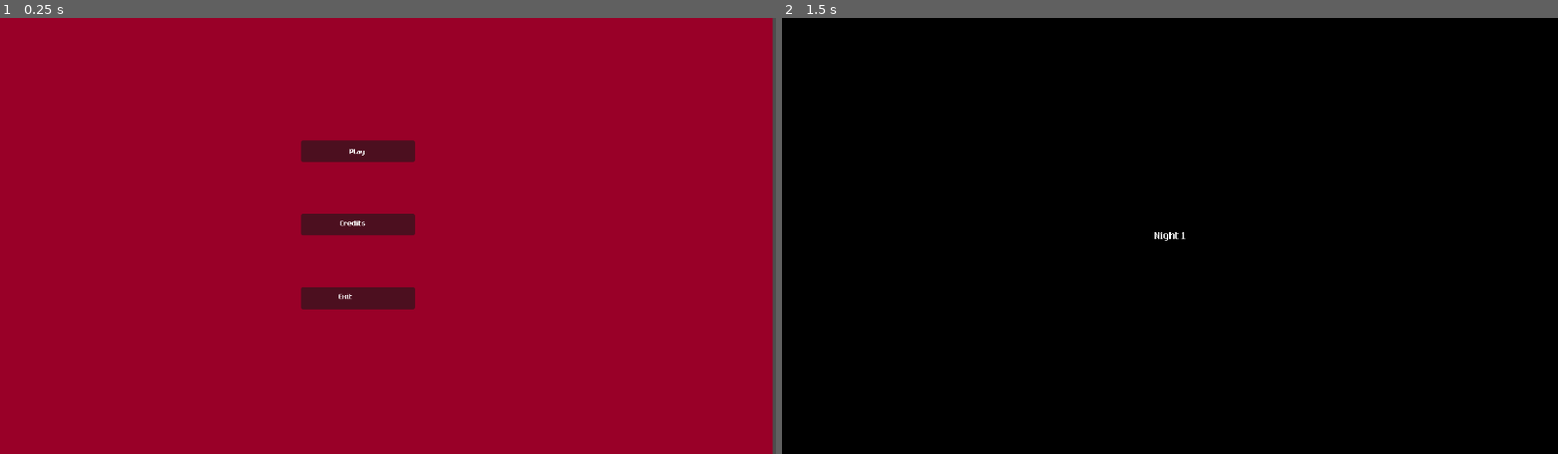
Above: before the commit, frames 1-2 (left to right).
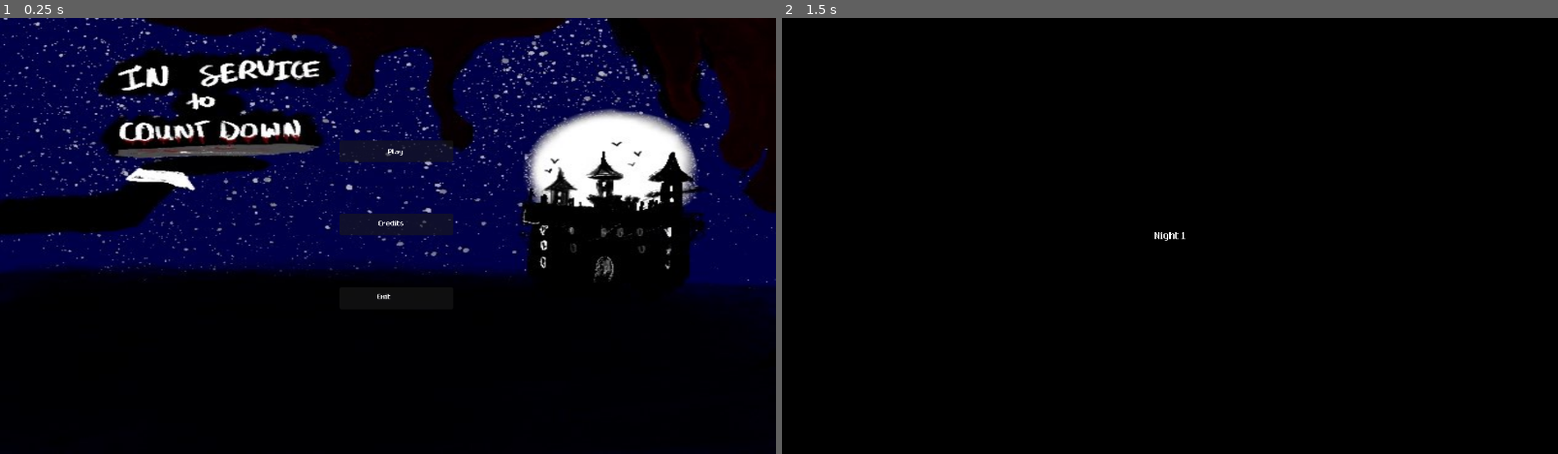
Above: after the commit, the same moments.

Repository: MichaelRRyan/gmtk-2026-countdown
Game: Godot game, scene res://screens/main_menu.tscn
Two runs of this game, one before a commit and one after it. Both use one fixed random seed, a clock stepped at 60 frames per second and the inputs below.
Inputs (mouse positions are in pixels of both pictures, inside the frame that each line leads up to):
- Up to frame 1 (0.25 s): no input
- Up to frame 2 (1.5 s): click "Play" at 0.5 s; tap Enter at 1.25 s; move the mouse to (1208, 236) at 1.27 s; press the mouse at (1208, 236) at 1.28 s; hold W (move_forward) from 1.28 s (still down)

The runs differ from the first frame. In frame 1, 100% of the frame differs, in the area x 0-100%, y 0-100%; in frame 2, nothing differs.

Commit message:
Updated main menu

Diff:
--- a/screens/main_menu.tscn
+++ b/screens/main_menu.tscn
@@ -3,6 +3,7 @@
 [ext_resource type="Script" uid="uid://d1ui5d3fvkqdd" path="res://screens/main_menu.gd" id="1_ocono"]
 [ext_resource type="Theme" uid="uid://dkgcamelbh4xu" path="res://screens/ui_theme.tres" id="1_t3bh0"]
 [ext_resource type="PackedScene" uid="uid://dci1j83ojyowk" path="res://Levels/Main/main_level.tscn" id="2_vj53j"]
+[ext_resource type="Texture2D" uid="uid://bw30nyy4jvm8f" path="res://screens/main_menu.jpg" id="4_5mnfb"]
 
 [sub_resource type="Theme" id="Theme_dqmnb"]
 default_font_size = 18
@@ -18,17 +19,14 @@
 script = ExtResource("1_ocono")
 main_level = ExtResource("2_vj53j")
 
-[node name="ColorRect" type="ColorRect" parent="." unique_id=517693782]
+[node name="TextureRect" type="TextureRect" parent="." unique_id=785091408]
 layout_mode = 1
 anchors_preset = 15
 anchor_right = 1.0
 anchor_bottom = 1.0
-offset_left = -5.0
-offset_right = -5.0
 grow_horizontal = 2
 grow_vertical = 2
-theme = ExtResource("1_t3bh0")
-color = Color(0.59839195, 0, 0.1590251, 1)
+texture = ExtResource("4_5mnfb")
 
 [node name="ButtonsContainer" type="VBoxContainer" parent="." unique_id=1826921472]
 custom_minimum_size = Vector2(0, 40)
@@ -38,9 +36,9 @@
 anchor_top = 0.5
 anchor_right = 0.5
 anchor_bottom = 0.5
-offset_left = -129.0
+offset_left = -72.0
 offset_top = -142.0
-offset_right = 40.0
+offset_right = 97.0
 offset_bottom = 109.5
 grow_horizontal = 2
 grow_vertical = 2
Binary file added: Features/GameLogic/main_menu.jpg
Not shown, added: Features/GameLogic/main_menu.jpg.import
Binary file added: screens/main_menu.jpg
Not shown, added: screens/main_menu.jpg.import
